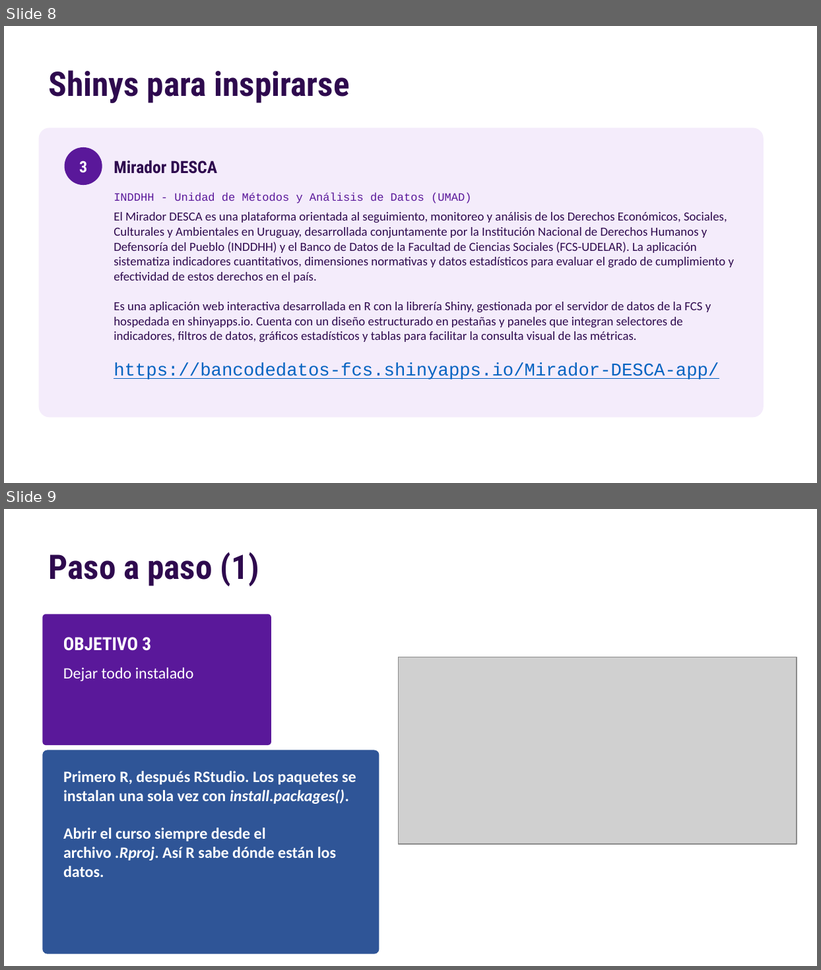
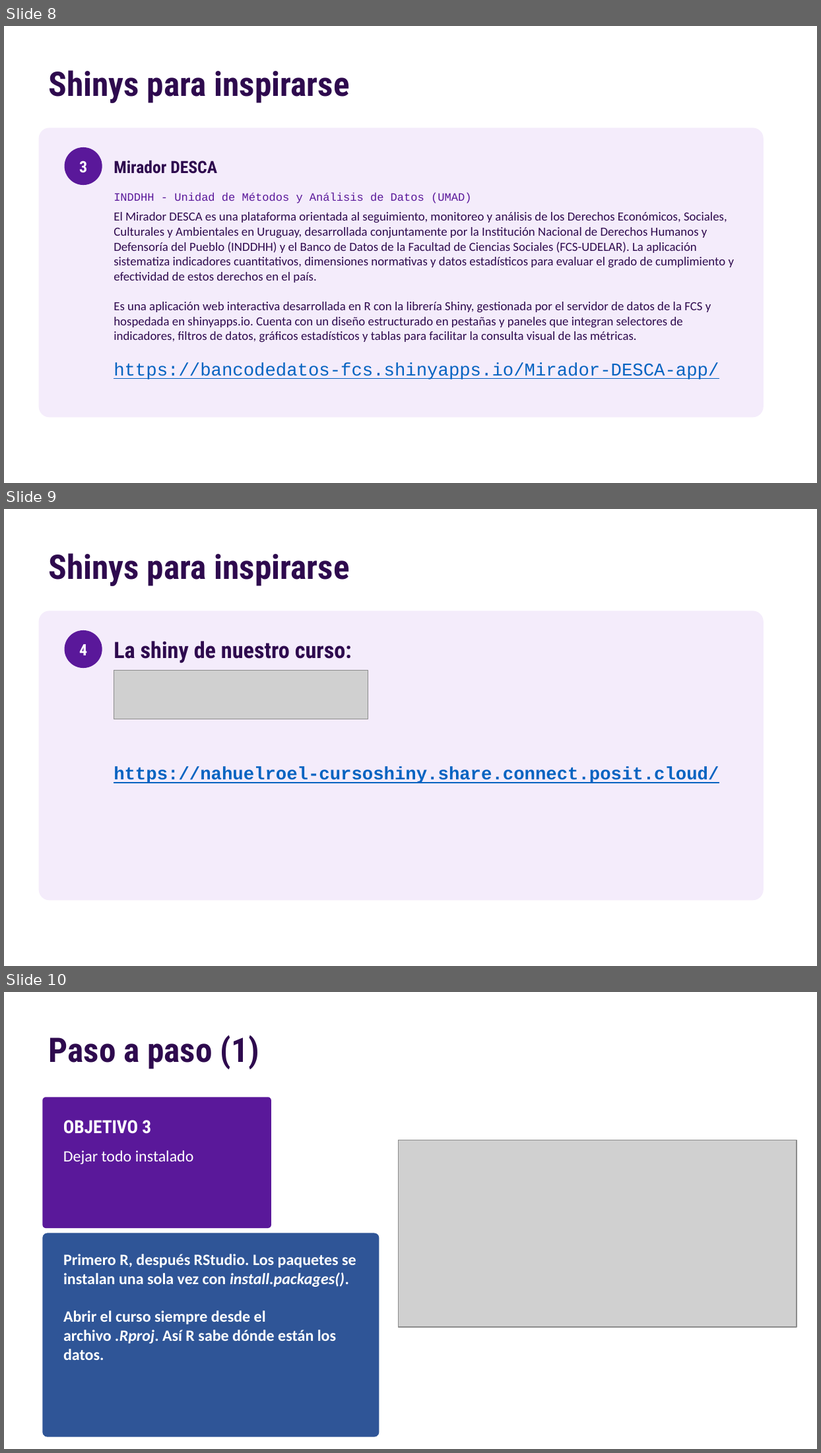
Before and after one commit to nahura99/visualizacion_datos_shiny, a slide deck: clase1/clase1.pptx. Shown one above the other, each under a label of ours: slides 8 and 9 before the commit, slides 8, 9 and 10 after it. The pictures are 821x970 and 821x1453 pixels, drawn with LibreOffice and Linux fonts; fonts in the diff are those of the drawing; grey boxes stand for pictures. Boxes give left, top, right and bottom in pixels: in the first picture for what was removed or moved away, otherwise in the second. Text is boxed around its words. In the diff, an @@ line names an element or a change of style, - is before the commit and + after.

```diff
--- a/clase1/clase1.pptx
+++ b/clase1/clase1.pptx
@@ slide 9 added at [4, 509, 817, 966], background #FFFFFF @@
@@ text added at [49, 553, 350, 586], 30 pt, text #2E0A4E, bold @@
+Shinys para inspirarse
@@ rounded rectangle added at [39, 611, 762, 900], fill #F4ECFB, outline #F4ECFB 1 pt @@
@@ ellipse added at [65, 631, 102, 667], fill #5A189A, outline #5A189A 1 pt @@
@@ text added at [79, 644, 87, 656], 14 pt, text #FFFFFF, bold @@
+4
@@ text added at [114, 641, 352, 663], 20 pt, text #2E0A4E, bold @@
+La shiny de nuestro curso:
@@ picture added at [114, 670, 368, 719] @@
@@ text added at [114, 767, 719, 784], 16 pt, text #0563C1, bold, underline @@
+https://nahuelroel-cursoshiny.share.connect.posit.cloud/
@@ what was slide 9 is now slide 10 @@
```
Also in this commit, not shown: 2 slides changed, 1 other file.
